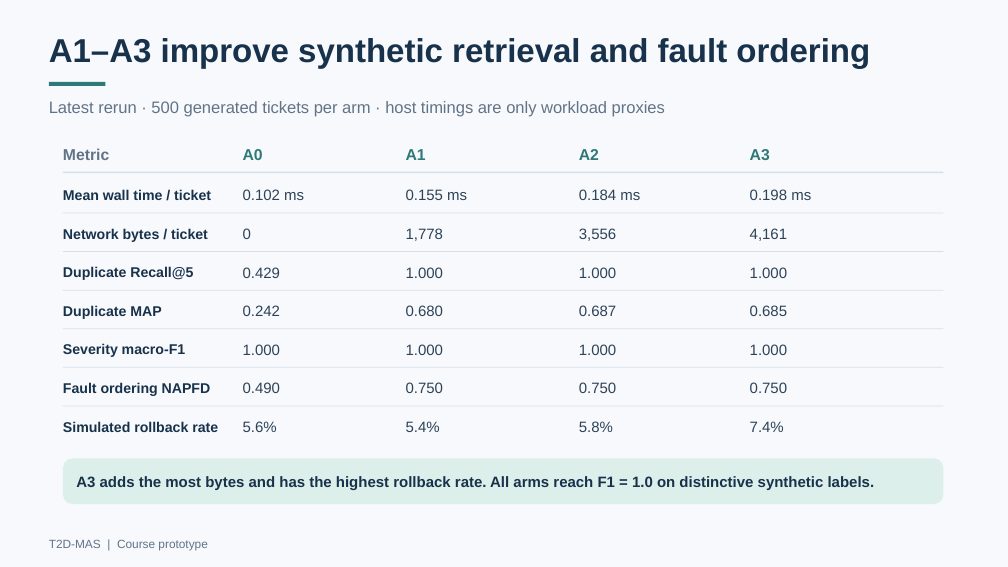
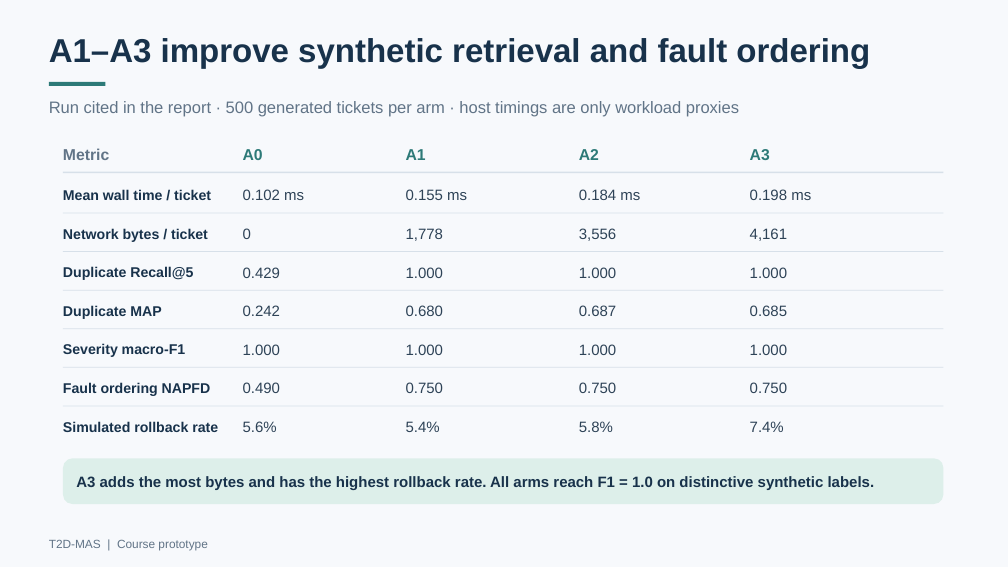
Before and after one commit to zidanarsyad/t2d-mas, a slide deck: slide 11 of deliverables/T2D-MAS-Program-Explainer-Updated.pptx. Drawn at 1008x567 pixels with LibreOffice and Linux fonts; fonts in the diff are those of the drawing. Boxes give left, top, right and bottom in pixels: in the first picture for what was removed or moved away, otherwise in the second. Text is boxed around its words. In the diff, an @@ line names an element or a change of style, - is before the commit and + after.

```diff
--- a/deliverables/T2D-MAS-Program-Explainer-Updated.pptx
+++ b/deliverables/T2D-MAS-Program-Explainer-Updated.pptx
@@ text at (49,101,739,117): text changed @@
-Latest rerun · 500 generated tickets per arm · host timings are only workload proxies
+Run cited in the report · 500 generated tickets per arm · host timings are only workload proxies
```
Also in this commit, not shown: 9 other slides changed, 12 other files.
